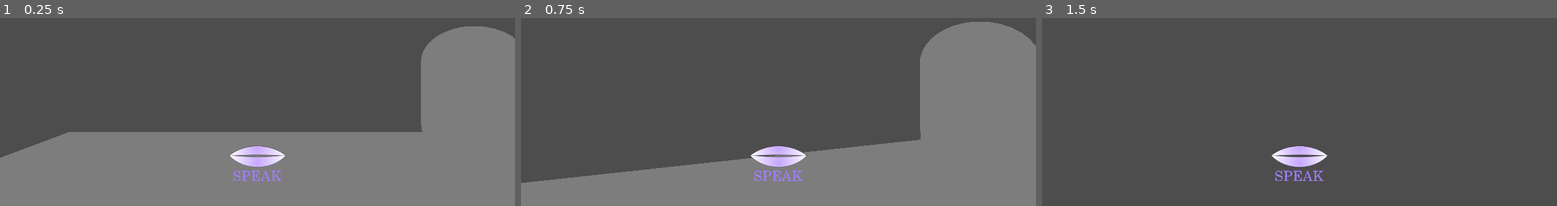
Above: before the commit, frames 1-3 (left to right).
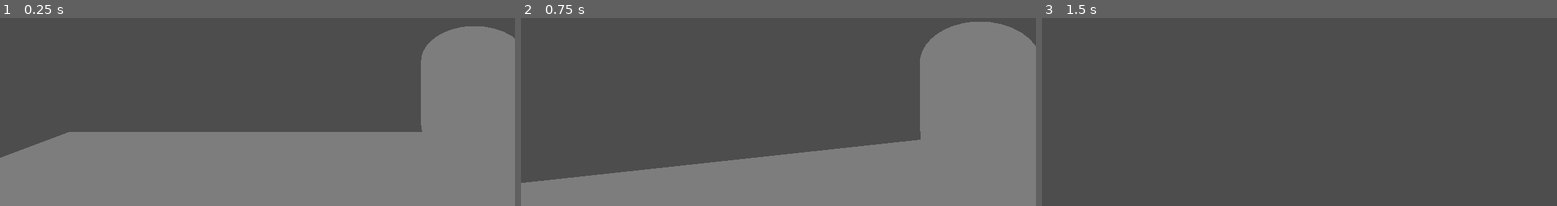
Above: after the commit, the same moments.

Repository: Shatterwaltz/Engrave
Game: Godot game, scene res://Main/Main.tscn
Two runs of this game, one before a commit and one after it. Both use one fixed random seed, a clock stepped at 60 frames per second and the inputs below.
Inputs (mouse positions are in pixels of both pictures, inside the frame that each line leads up to):
- Up to frame 1 (0.25 s): no input
- Up to frame 2 (0.75 s): tap Enter at 0.5 s; move the mouse to (804, 61) at 0.52 s; hold W (forward) from 0.53 s (still down); right-click (804, 61) at 0.6 s
- Up to frame 3 (1.5 s): keep holding W (forward); tap Space (jump) at 0.77, 1.07 s; click (1325, 61) at 0.8 s; click (1325, 61) at 1.25 s; move the mouse to (1273, 63) at 1.27 s; click (1273, 63) at 1.35 s

The runs differ from the first frame. In frame 1, 1.0% of the frame differs, in the area x 44-56%, y 67-87%; in frame 2, 1.0%; in frame 3, 1.0%, in the area x 44-56%, y 68-87%.
Error before the commit: Parse Error: Preload file "res://Assets/UI/take.png" does not exist. (res://UI/interact_prompt.gd:5)

Commit message:
dialogue work

Diff:
--- a/Entities/NPCs/veil.gd
+++ b/Entities/NPCs/veil.gd
@@ -5,5 +5,9 @@
 	interactable.interaction_triggered.connect(_on_interact)
 
 func _on_interact():
-	print("Oh, I've been interacted...?")
-	interactable.interaction_type = Enums.InteractionType.TAKE
+	DialogueManager.begin_dialogue()
+	DialogueManager.display_dialogue(["Just checking if this works.", "Can you hear me?"])
+	DialogueManager.display_finished.connect(_on_lines_finish, 4)
+
+func _on_lines_finish():
+	DialogueManager.end_dialogue()
--- a/Main/Main.tscn
+++ b/Main/Main.tscn
@@ -1,10 +1,14 @@
-[gd_scene load_steps=7 format=3 uid="uid://djytgd1its24k"]
+[gd_scene load_steps=10 format=3 uid="uid://djytgd1its24k"]
 
 [ext_resource type="Script" path="res://UI/ui.gd" id="1_0qyd7"]
 [ext_resource type="PackedScene" uid="uid://gy5q14223wy8" path="res://Areas/Debug Room/DebugRoom.tscn" id="1_ykn47"]
 [ext_resource type="Texture2D" uid="uid://b1fjs5pdf6lcg" path="res://Assets/UI/interact_speak.png" id="2_0gglq"]
 [ext_resource type="PackedScene" uid="uid://c66pg48nfmd76" path="res://Player/Player.tscn" id="2_sc1ya"]
 [ext_resource type="Script" path="res://UI/interact_prompt.gd" id="3_3huax"]
+[ext_resource type="Texture2D" uid="uid://bv0k7yvd82sm5" path="res://Assets/UI/dialogue_box.png" id="4_00tkv"]
+[ext_resource type="Script" path="res://UI/dialogue_box.gd" id="5_3q8ca"]
+
+[sub_resource type="SystemFont" id="SystemFont_2ao3o"]
 
 [sub_resource type="Environment" id="Environment_7rcr7"]
 ambient_light_source = 2
@@ -31,6 +35,40 @@
 texture = ExtResource("2_0gglq")
 script = ExtResource("3_3huax")
 
+[node name="DialogueBox" type="NinePatchRect" parent="UI"]
+visible = false
+custom_minimum_size = Vector2(1000, 280)
+layout_mode = 2
+size_flags_horizontal = 4
+size_flags_vertical = 8
+texture = ExtResource("4_00tkv")
+region_rect = Rect2(0, 0, 128, 128)
+patch_margin_left = 16
+patch_margin_top = 16
+patch_margin_right = 16
+patch_margin_bottom = 16
+script = ExtResource("5_3q8ca")
+
+[node name="MarginContainer" type="MarginContainer" parent="UI/DialogueBox"]
+layout_mode = 1
+anchors_preset = 15
+anchor_right = 1.0
+anchor_bottom = 1.0
+grow_horizontal = 2
+grow_vertical = 2
+theme_override_constants/margin_left = 30
+theme_override_constants/margin_top = 30
+theme_override_constants/margin_right = 30
+theme_override_constants/margin_bottom = 30
+
+[node name="RichTextLabel" type="RichTextLabel" parent="UI/DialogueBox/MarginContainer"]
+layout_mode = 2
+theme_override_fonts/normal_font = SubResource("SystemFont_2ao3o")
+theme_override_font_sizes/normal_font_size = 36
+fit_content = true
+scroll_active = false
+shortcut_keys_enabled = false
+
 [node name="WorldEnvironment" type="WorldEnvironment" parent="."]
 environment = SubResource("Environment_7rcr7")
 
--- a/Player/player.gd
+++ b/Player/player.gd
@@ -4,7 +4,7 @@
 const SPEED = 5.0
 const JUMP_VELOCITY = 4.5
 @onready var camera: Camera3D = $Camera3D
-@onready var ui: UI = $"../UI"
+@onready var ui: UI = $"/root/Main/UI"
 @onready var interact_ray: RayCast3D = $Camera3D/InteractRay
 
 
@@ -19,27 +19,29 @@
 		ui.interact_prompt.set_interaction_type(interactable.interaction_type)
 	else:
 		ui.interact_prompt.clear_interaction()
+
 func _physics_process(delta):
-	# Add the gravity.
-	if not is_on_floor():
-		velocity.y -= gravity * delta
+	if GameState.game_state == Enums.GameStates.ACTIVE:
+		# Add the gravity.
+		if not is_on_floor():
+			velocity.y -= gravity * delta
 
-	# Handle jump.
-	if Input.is_action_just_pressed("jump") and is_on_floor():
-		velocity.y = JUMP_VELOCITY
+		# Handle jump.
+		if Input.is_action_just_pressed("jump") and is_on_floor():
+			velocity.y = JUMP_VELOCITY
 
-	# Get the input direction and handle the movement/deceleration.
-	# As good practice, you should replace UI actions with custom gameplay actions.
-	var input_dir = Input.get_vector("left", "right", "forward", "backward")
-	var direction = (transform.basis * Vector3(input_dir.x, 0, input_dir.y)).normalized()
-	if direction:
-		velocity.x = direction.x * SPEED
-		velocity.z = direction.z * SPEED
-	else:
-		velocity.x = move_toward(velocity.x, 0, SPEED)
-		velocity.z = move_toward(velocity.z, 0, SPEED)
+		# Get the input direction and handle the movement/deceleration.
+		# As good practice, you should replace UI actions with custom gameplay actions.
+		var input_dir = Input.get_vector("left", "right", "forward", "backward")
+		var direction = (transform.basis * Vector3(input_dir.x, 0, input_dir.y)).normalized()
+		if direction:
+			velocity.x = direction.x * SPEED
+			velocity.z = direction.z * SPEED
+		else:
+			velocity.x = move_toward(velocity.x, 0, SPEED)
+			velocity.z = move_toward(velocity.z, 0, SPEED)
 
-	move_and_slide()
+		move_and_slide()
 
 func _input(event):
 	if event is InputEventMouseMotion:
--- /dev/null
+++ b/UI/dialogue_box.gd
@@ -0,0 +1,26 @@
+extends Control
+class_name DialogueBox
+
+signal display_finished
+
+var lines: Array[String] = []
+@onready var rich_text_label: RichTextLabel = $MarginContainer/RichTextLabel
+
+func _ready():
+	DialogueManager.dialogue_box = self
+	display_finished.connect(DialogueManager._on_display_finished)
+
+func display_dialogue(p_lines: Array[String]):
+	lines = p_lines
+	rich_text_label.text = lines.pop_front()
+
+func advance_text():
+	if lines.size() > 0:
+		rich_text_label.text = lines.pop_front()
+	else:
+		display_finished.emit()
+
+func _unhandled_input(_event):
+	if GameState.game_state == Enums.GameStates.DIALOGUE:
+		if Input.is_action_just_pressed("confirm") || Input.is_action_just_pressed("interact"):
+			advance_text()
--- a/UI/interact_prompt.gd
+++ b/UI/interact_prompt.gd
@@ -2,7 +2,7 @@
 
 const EXAMINE: Texture2D = preload("res://Assets/UI/examine.png")
 const INTERACT_SPEAK: Texture2D = preload("res://Assets/UI/interact_speak.png")
-const INTERACT_TAKE: Texture2D = preload("res://Assets/UI/take.png")
+const INTERACT_TAKE: Texture2D = preload("res://Assets/UI/interact_take.png")
 
 var previous_interaction_type: Enums.InteractionType = Enums.InteractionType.SPEAK
 
--- a/UI/ui.gd
+++ b/UI/ui.gd
@@ -2,9 +2,11 @@
 class_name UI
 
 @onready var interact_prompt: TextureRect = $InteractPrompt
+@onready var dialogue_box = $DialogueBox
 
 # Called when the node enters the scene tree for the first time.
 func _ready():
+	DialogueManager.dialogue_box = dialogue_box
 	Input.mouse_mode = Input.MOUSE_MODE_CAPTURED
 
 
@@ -18,4 +20,3 @@
 
 func pause_game():
 	Input.mouse_mode = Input.MOUSE_MODE_VISIBLE
-	get_tree().quit()
--- /dev/null
+++ b/dialogue_manager.gd
@@ -0,0 +1,20 @@
+extends Node
+
+signal display_finished
+
+# Assigned by UI at load time
+var dialogue_box: DialogueBox
+
+func begin_dialogue():
+	GameState.set_game_state(Enums.GameStates.DIALOGUE)
+	dialogue_box.visible = true
+
+func display_dialogue(lines: Array[String]):
+	dialogue_box.display_dialogue(lines)
+
+func _on_display_finished():
+	display_finished.emit()
+
+func end_dialogue():
+	GameState.set_game_state(Enums.GameStates.ACTIVE)
+	dialogue_box.visible = false
--- a/enums.gd
+++ b/enums.gd
@@ -1,3 +1,4 @@
 extends Node
 
+enum GameStates {PAUSE, DIALOGUE, ACTIVE}
 enum InteractionType {SPEAK, EXAMINE, TAKE, PLACE}
--- /dev/null
+++ b/flags.gd
@@ -0,0 +1,11 @@
+extends Node
+
+
+# Called when the node enters the scene tree for the first time.
+func _ready():
+	pass # Replace with function body.
+
+
+# Called every frame. 'delta' is the elapsed time since the previous frame.
+func _process(delta):
+	pass
--- /dev/null
+++ b/game_state.gd
@@ -0,0 +1,8 @@
+extends Node
+
+signal game_state_changed(new_state: Enums.GameStates)
+var game_state: Enums.GameStates = Enums.GameStates.ACTIVE
+
+func set_game_state(new_state: Enums.GameStates):
+	game_state = new_state
+	game_state_changed.emit(new_state)
--- a/project.godot
+++ b/project.godot
@@ -20,6 +20,9 @@
 Enums="*res://enums.gd"
 PlayerUtils="*res://player_utils.gd"
 PlayerSettings="*res://player_settings.gd"
+Flags="*res://flags.gd"
+DialogueManager="*res://dialogue_manager.gd"
+GameState="*res://game_state.gd"
 
 [input]
 
@@ -58,3 +61,8 @@
 "events": [Object(InputEventMouseButton,"resource_local_to_scene":false,"resource_name":"","device":-1,"window_id":0,"a …(258 unchanged characters)…
 ]
 }
+confirm={
+"deadzone": 0.5,
+"events": [Object(InputEventMouseButton,"resource_local_to_scene":false,"resource_name":"","device":-1,"window_id":0,"alt_pressed":false,"shift_pressed":false,"ctrl_pressed":false,"meta_pressed":false,"button_mask":1,"position":Vector2(497, 35),"global_position":Vector2(505, 115),"factor":1.0,"button_index":1,"canceled":false,"pressed":true,"double_click":false,"script":null)
+]
+}
Binary file added: Assets/UI/dialogue_box.png
Not shown, added: Assets/UI/dialogue_box.png.import
